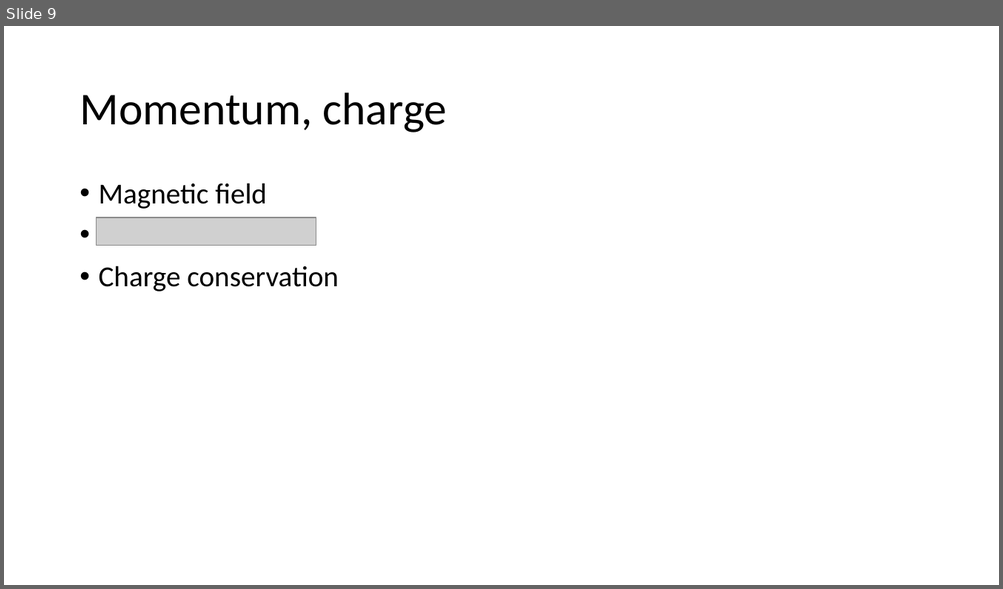
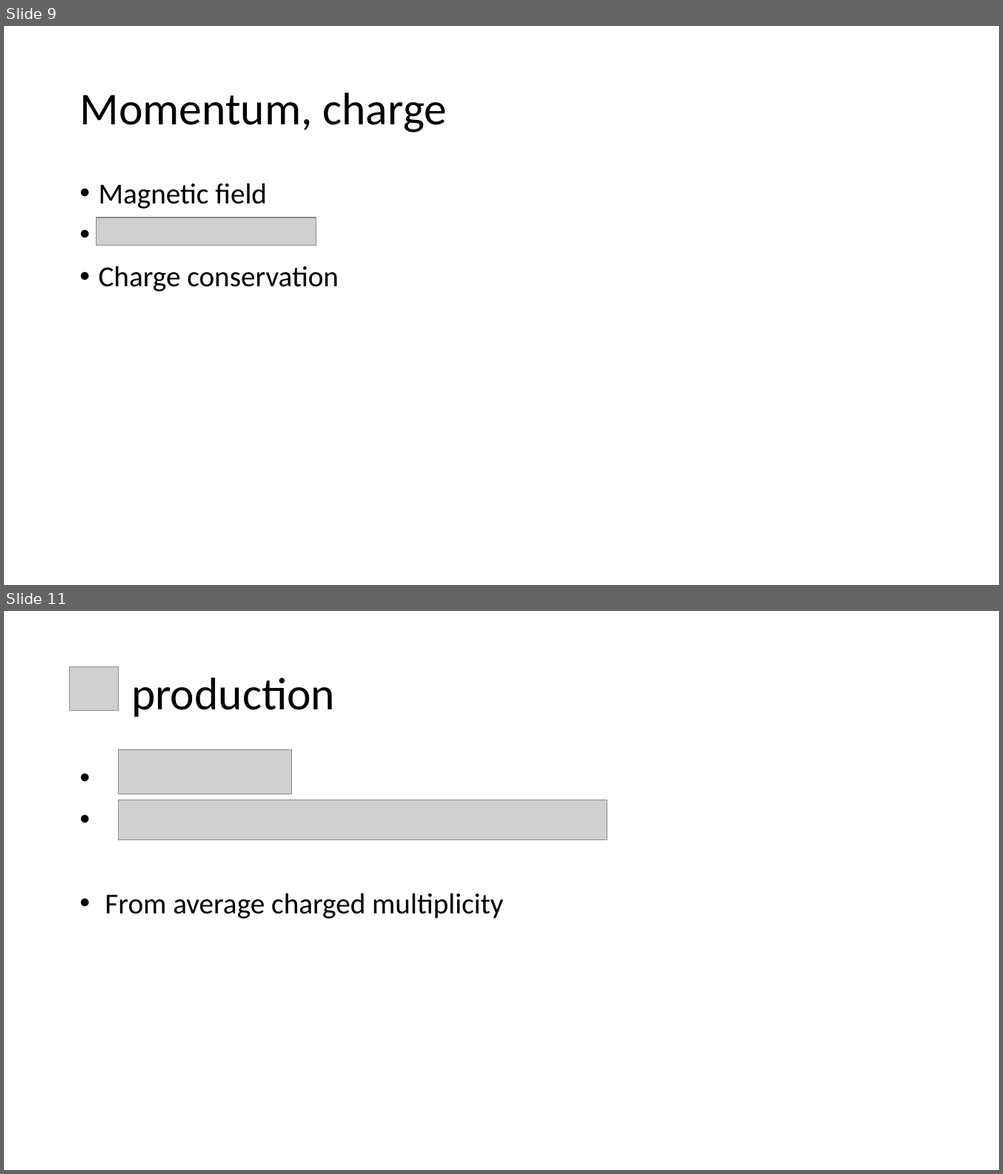
Before and after one commit to mitlabence/Lab18, a slide deck: Presentation/E212.pptx. Shown one above the other, each under a label of ours: slide 9 before the commit, slides 9 and 11 after it; the slides between them are not shown. The pictures are 1003x589 and 1003x1174 pixels, drawn with LibreOffice and Linux fonts; fonts in the diff are those of the drawing; grey boxes stand for pictures. Boxes give left, top, right and bottom in pixels: in the first picture for what was removed or moved away, otherwise in the second. Text is boxed around its words. In the diff, an @@ line names an element or a change of style, - is before the commit and + after.

```diff
--- a/Presentation/E212.pptx
+++ b/Presentation/E212.pptx
@@ slide 11 added at bbox=[4, 611, 999, 1170], background #FFFFFF @@
@@ picture added at bbox=[70, 667, 119, 710] @@
@@ title added at bbox=[131, 678, 335, 717], 44 pt, text #000000 @@
+production
@@ picture added at bbox=[119, 750, 292, 795] @@
@@ picture added at bbox=[119, 800, 607, 840] @@
@@ text added at bbox=[105, 893, 503, 919], 28 pt, text #000000 @@
+• From average charged multiplicity
```
Also in this commit, not shown: 2 slides changed, 7 other slides added, 1 slide removed, 15 other files.
